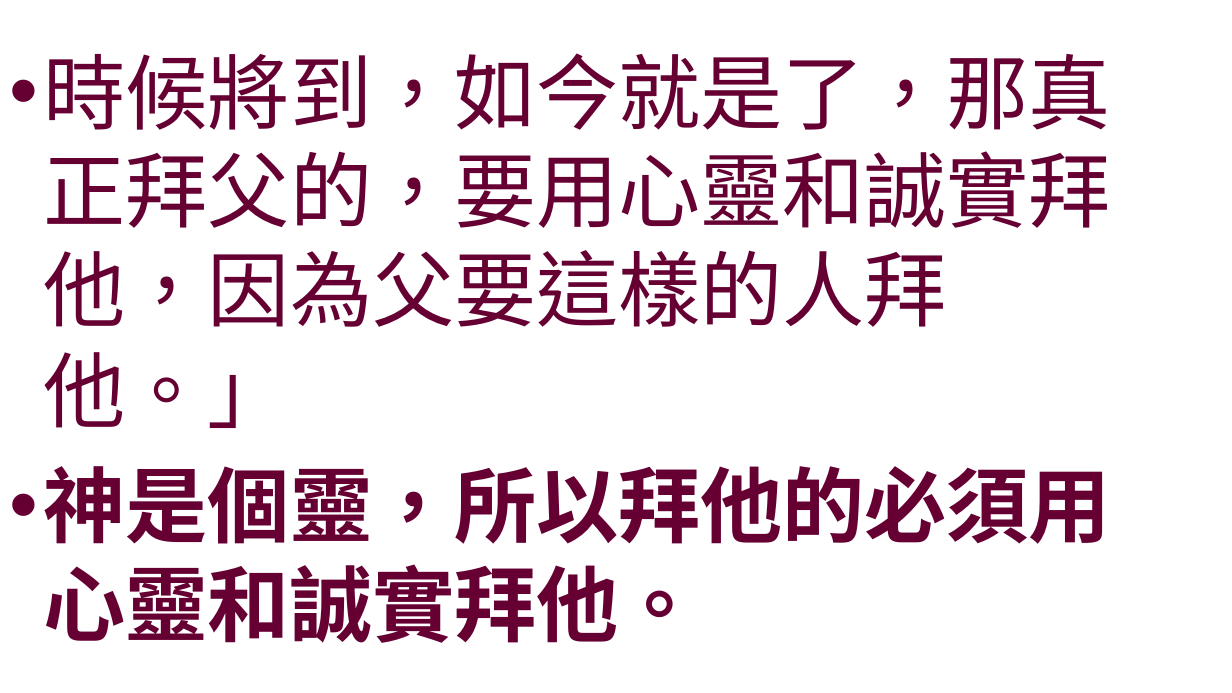
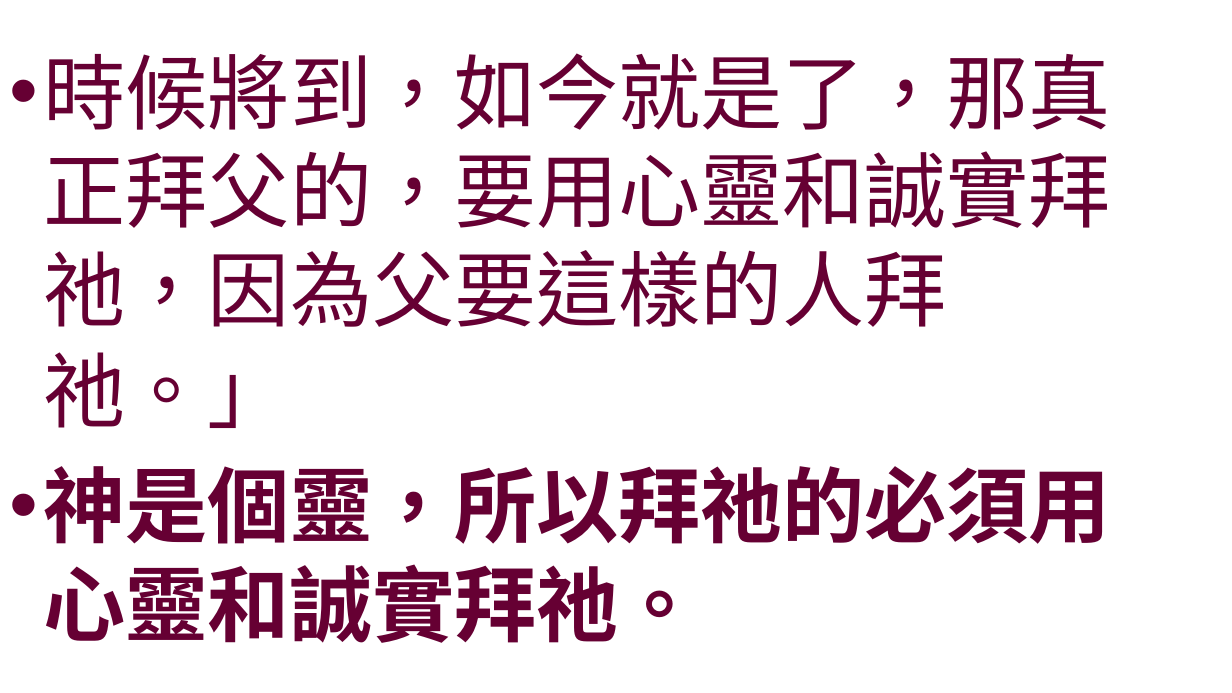
Before and after one commit to batisuoc/worship-resources, a slide deck: slide 5 of 16合神心意的敬拜.pptx. Drawn at 1232x693 pixels with LibreOffice and Linux fonts; fonts in the diff are those of the drawing; background and template pictures are left out. Boxes give left, top, right and bottom in pixels: in the first picture for what was removed or moved away, otherwise in the second. Text is boxed around its words. In the diff, an @@ line names an element or a change of style, - is before the commit and + after.

```diff
--- a/16合神心意的敬拜.pptx
+++ b/16合神心意的敬拜.pptx
@@ text at <box>44,53,1111,643</box>: text changed @@
-• 時候將到，如今就是了，那真正拜父的，要用心靈和誠實拜他，因為父要這樣的人拜他。」
-• 神是個靈，所以拜他的必須用心靈和誠實拜他。
+• 時候將到，如今就是了，那真正拜父的，要用心靈和誠實拜祂，因為父要這樣的人拜祂。」
+• 神是個靈，所以拜祂的必須用心靈和誠實拜祂。
```
Also in this commit, not shown: 2 other slides changed, 1 other file.
